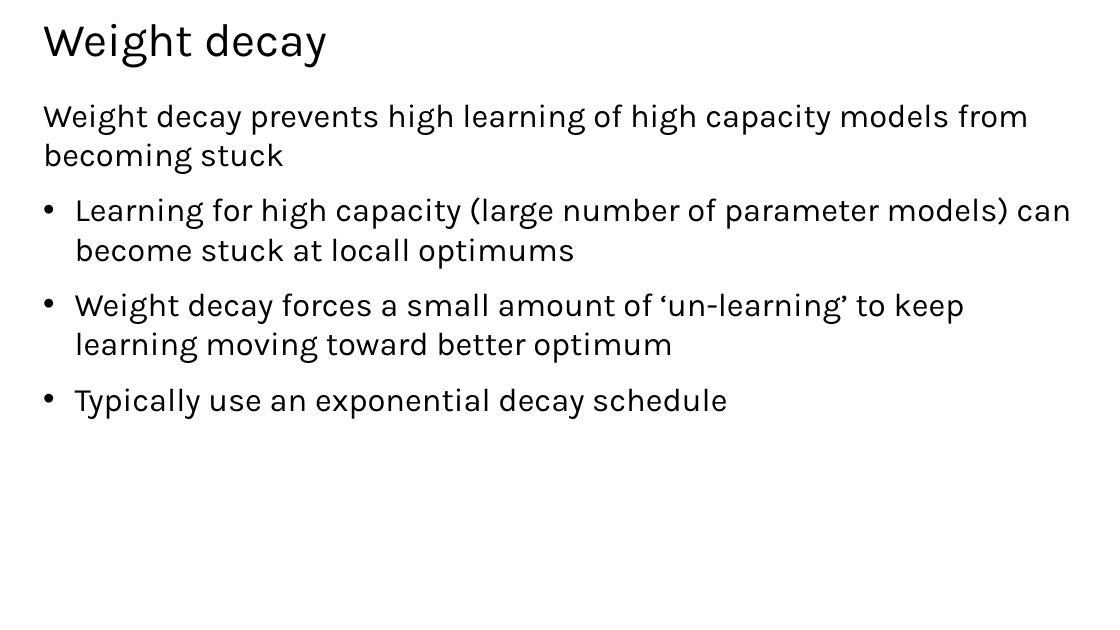
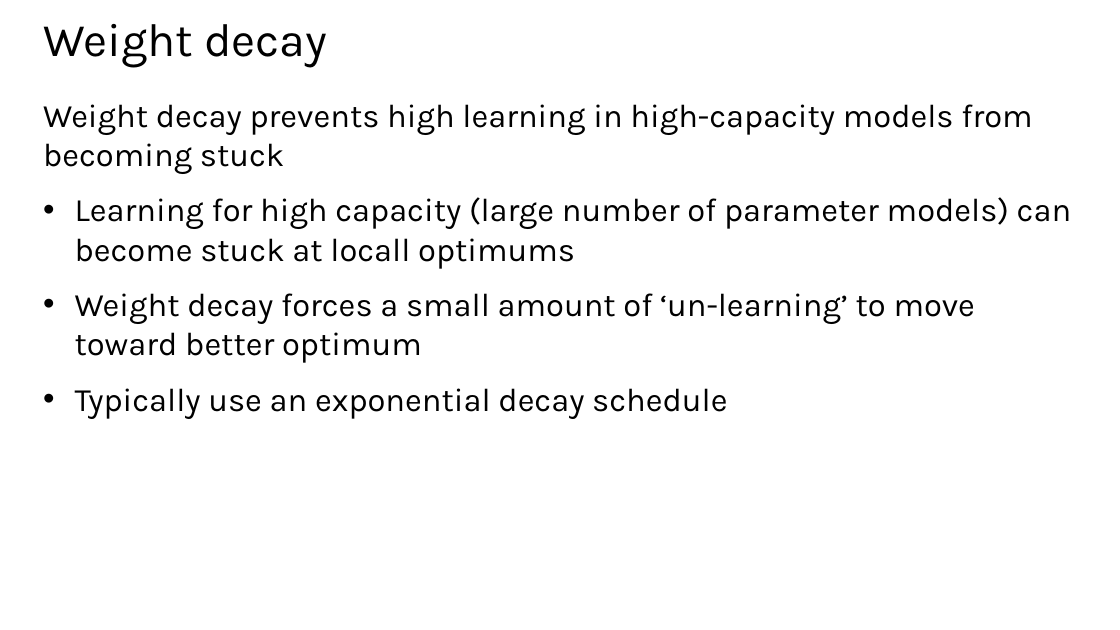
Before and after one commit to StephenElston/CSCI-E25, a slide deck: slide 51 of Slides/5_BuildingBlocksOfDeepLearning.pptx. Drawn at 1120x630 pixels with LibreOffice and Linux fonts; fonts in the diff are those of the drawing. Boxes give left, top, right and bottom in pixels: in the first picture for what was removed or moved away, otherwise in the second. Text is boxed around its words. In the diff, an @@ line names an element or a change of style, - is before the commit and + after.

```diff
--- a/Slides/5_BuildingBlocksOfDeepLearning.pptx
+++ b/Slides/5_BuildingBlocksOfDeepLearning.pptx
@@ text at (43,104,1032,174): text changed @@
-Weight decay prevents high learning of high capacity models from becoming stuck
+Weight decay prevents high learning in high-capacity models from becoming stuck
@@ text at (75,293,975,363): text changed @@
-• Weight decay forces a small amount of ‘un-learning’ to keep learning moving toward better optimum
+• Weight decay forces a small amount of ‘un-learning’ to move toward better optimum
```
Also in this commit, not shown: 22 other slides changed.
